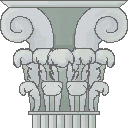
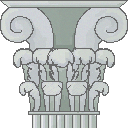
Before/after of a (128, 128) layered artwork. What changed in the layer stack:
painted on "Layer 1" over [95, 115, 97, 128]
painted on "Layer 6" over [51, 115, 97, 128]
painted on "Layer 5" over [34, 115, 91, 128]
